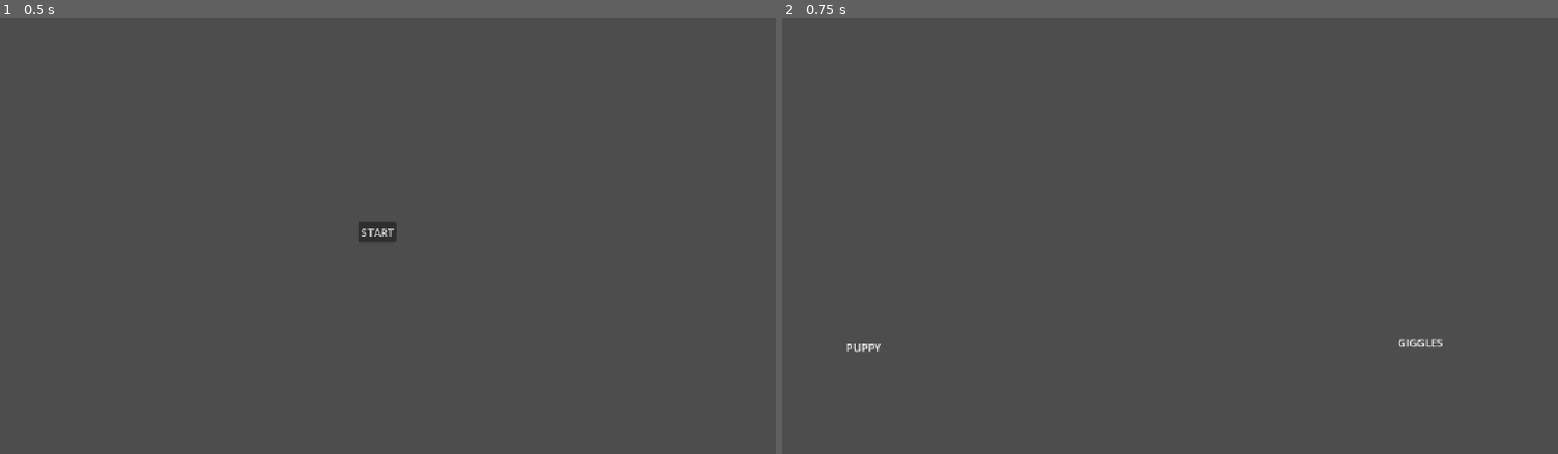
Above: before the commit, frames 1-2 (left to right).
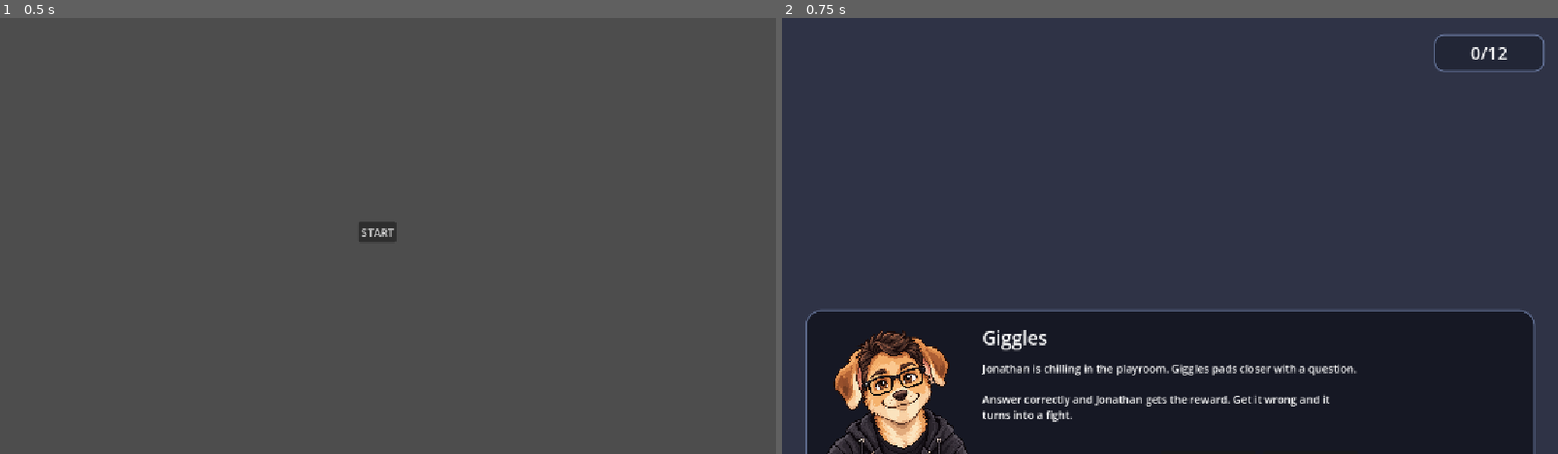
Above: after the commit, the same moments.

Repository: kaktysshmanchik/jonathan-game
Game: Godot game, scene res://scenes/main_menu.tscn
The game is run twice, just before and just after one commit, with the same random seed, the same clock (stepped at 60 frames per second) and the same inputs.
Inputs:
- Up to frame 1 (0.5 s): no input
- Up to frame 2 (0.75 s): click "START" at 0.5 s

Frame 1 is identical in both runs. In frame 2, 99% of the frame differs, in the area x 0-100%, y 0-100%.

Commit message:
playroom changes

Diff:
--- a/scenes/playroom.tscn
+++ b/scenes/playroom.tscn
@@ -1,25 +1,147 @@
-[gd_scene format=3 uid="uid://dq8w0jg2i660k"]
+[gd_scene load_steps=6 format=3]
 
-[node name="Playroom" type="Control" unique_id=1848644026]
+[ext_resource type="Script" path="res://scripts/playroom.gd" id="1_playroom"]
+[ext_resource type="Texture2D" path="res://assets/portraits/jonathan.png" id="2_jonathan"]
+[ext_resource type="Texture2D" path="res://assets/portraits/player.png" id="3_player"]
+
+[sub_resource type="StyleBoxFlat" id="StyleBoxFlat_counter"]
+bg_color = Color(0.129412, 0.145098, 0.207843, 0.92)
+corner_radius_top_left = 14
+corner_radius_top_right = 14
+corner_radius_bottom_right = 14
+corner_radius_bottom_left = 14
+border_width_left = 2
+border_width_top = 2
+border_width_right = 2
+border_width_bottom = 2
+border_color = Color(0.556863, 0.65098, 0.85098, 0.5)
+
+[sub_resource type="StyleBoxFlat" id="StyleBoxFlat_dialogue"]
+bg_color = Color(0.0823529, 0.0901961, 0.133333, 0.95)
+corner_radius_top_left = 22
+corner_radius_top_right = 22
+corner_radius_bottom_right = 22
+corner_radius_bottom_left = 22
+border_width_left = 2
+border_width_top = 2
+border_width_right = 2
+border_width_bottom = 2
+border_color = Color(0.556863, 0.65098, 0.85098, 0.45)
+
+[node name="Playroom" type="Control"]
 layout_mode = 3
 anchors_preset = 15
 anchor_right = 1.0
 anchor_bottom = 1.0
 grow_horizontal = 2
 grow_vertical = 2
+script = ExtResource("1_playroom")
 
-[node name="Label" type="Label" parent="." unique_id=2091504216]
+[node name="Background" type="ColorRect" parent="."]
+layout_mode = 1
+anchors_preset = 15
+anchor_right = 1.0
+anchor_bottom = 1.0
+grow_horizontal = 2
+grow_vertical = 2
+color = Color(0.184314, 0.2, 0.27451, 1)
+
+[node name="CardCounterPanel" type="PanelContainer" parent="."]
 layout_mode = 0
-offset_left = 95.0
-offset_top = 478.0
-offset_right = 146.0
-offset_bottom = 501.0
-text = "PUPPY"
+anchor_left = 1.0
+anchor_right = 1.0
+offset_left = -184.0
+offset_top = 24.0
+offset_right = -24.0
+offset_bottom = 78.0
+theme_override_styles/panel = SubResource("StyleBoxFlat_counter")
 
-[node name="Label2" type="Label" parent="." unique_id=1214913207]
+[node name="CardCounter" type="Label" parent="CardCounterPanel"]
+unique_name_in_owner = true
+custom_minimum_size = Vector2(160, 52)
+layout_mode = 2
+theme_override_font_sizes/font_size = 26
+text = "0/12"
+horizontal_alignment = 1
+vertical_alignment = 1
+
+[node name="DialoguePanel" type="PanelContainer" parent="."]
 layout_mode = 0
-offset_left = 914.0
-offset_top = 471.0
-offset_right = 981.0
-offset_bottom = 494.0
-text = "GIGGLES"
+anchor_left = 0.03
+anchor_top = 0.67
+anchor_right = 0.97
+anchor_bottom = 0.97
+theme_override_styles/panel = SubResource("StyleBoxFlat_dialogue")
+
+[node name="Margin" type="MarginContainer" parent="DialoguePanel"]
+layout_mode = 2
+theme_override_constants/margin_left = 20
+theme_override_constants/margin_top = 20
+theme_override_constants/margin_right = 20
+theme_override_constants/margin_bottom = 20
+
+[node name="Content" type="HBoxContainer" parent="DialoguePanel/Margin"]
+layout_mode = 2
+theme_override_constants/separation = 20
+
+[node name="JonathanPortrait" type="TextureRect" parent="DialoguePanel/Margin/Content"]
+custom_minimum_size = Vector2(220, 220)
+layout_mode = 2
+size_flags_vertical = 4
+texture = ExtResource("2_jonathan")
+expand_mode = 1
+stretch_mode = 5
+
+[node name="Middle" type="VBoxContainer" parent="DialoguePanel/Margin/Content"]
+layout_mode = 2
+size_flags_horizontal = 3
+theme_override_constants/separation = 14
+
+[node name="SpeakerLabel" type="Label" parent="DialoguePanel/Margin/Content/Middle"]
+unique_name_in_owner = true
+layout_mode = 2
+theme_override_font_sizes/font_size = 28
+text = "Giggles"
+
+[node name="DialogueText" type="RichTextLabel" parent="DialoguePanel/Margin/Content/Middle"]
+unique_name_in_owner = true
+custom_minimum_size = Vector2(0, 120)
+layout_mode = 2
+size_flags_horizontal = 3
+size_flags_vertical = 3
+scroll_active = false
+bbcode_enabled = false
+text = "Placeholder dialogue goes here."
+
+[node name="ButtonRow" type="HBoxContainer" parent="DialoguePanel/Margin/Content/Middle"]
+layout_mode = 2
+theme_override_constants/separation = 12
+
+[node name="Spacer" type="Control" parent="DialoguePanel/Margin/Content/Middle/ButtonRow"]
+layout_mode = 2
+size_flags_horizontal = 3
+
+[node name="WinButton" type="Button" parent="DialoguePanel/Margin/Content/Middle/ButtonRow"]
+unique_name_in_owner = true
+custom_minimum_size = Vector2(140, 48)
+layout_mode = 2
+theme_override_font_sizes/font_size = 22
+text = "WIN"
+
+[node name="FightButton" type="Button" parent="DialoguePanel/Margin/Content/Middle/ButtonRow"]
+unique_name_in_owner = true
+custom_minimum_size = Vector2(140, 48)
+layout_mode = 2
+theme_override_font_sizes/font_size = 22
+text = "FIGHT"
+
+[node name="PlayerPortrait" type="TextureRect" parent="DialoguePanel/Margin/Content"]
+custom_minimum_size = Vector2(220, 220)
+layout_mode = 2
+size_flags_vertical = 4
+texture = ExtResource("3_player")
+expand_mode = 1
+stretch_mode = 5
+
+[connection signal="pressed" from="DialoguePanel/Margin/Content/Middle/ButtonRow/WinButton" to="." method="_on_win_button_pressed"]
+[connection signal="pressed" from="DialoguePanel/Margin/Content/Middle/ButtonRow/FightButton" to="." method="_on_fight_button_pressed"]
--- /dev/null
+++ b/scripts/playroom.gd
@@ -0,0 +1,47 @@
+extends Control
+
+const TOTAL_CARDS := 12
+
+@onready var card_counter: Label = %CardCounter
+@onready var speaker_label: Label = %SpeakerLabel
+@onready var dialogue_text: RichTextLabel = %DialogueText
+@onready var win_button: Button = %WinButton
+@onready var fight_button: Button = %FightButton
+
+
+func _ready() -> void:
+	refresh_card_counter()
+	show_line(
+		"Giggles",
+		"Jonathan is chilling in the playroom. Giggles pads closer with a question.\n\nAnswer correctly and Jonathan gets the reward. Get it wrong and it turns into a fight."
+	)
+
+
+func refresh_card_counter() -> void:
+	card_counter.text = "%d/%d" % [GameState.cards_found.size(), TOTAL_CARDS]
+
+
+func show_line(speaker: String, line: String) -> void:
+	speaker_label.text = speaker
+	dialogue_text.text = line
+
+
+func _on_win_button_pressed() -> void:
+	show_line(
+		"System",
+		"Placeholder WIN branch selected.\n\nThis is where the success dialogue and reward flow will go."
+	)
+	lock_choice()
+
+
+func _on_fight_button_pressed() -> void:
+	show_line(
+		"System",
+		"Placeholder FIGHT branch selected.\n\nThis is where the combat transition will go."
+	)
+	lock_choice()
+
+
+func lock_choice() -> void:
+	win_button.disabled = true
+	fight_button.disabled = true
Not shown, added: scripts/playroom.gd.uid
